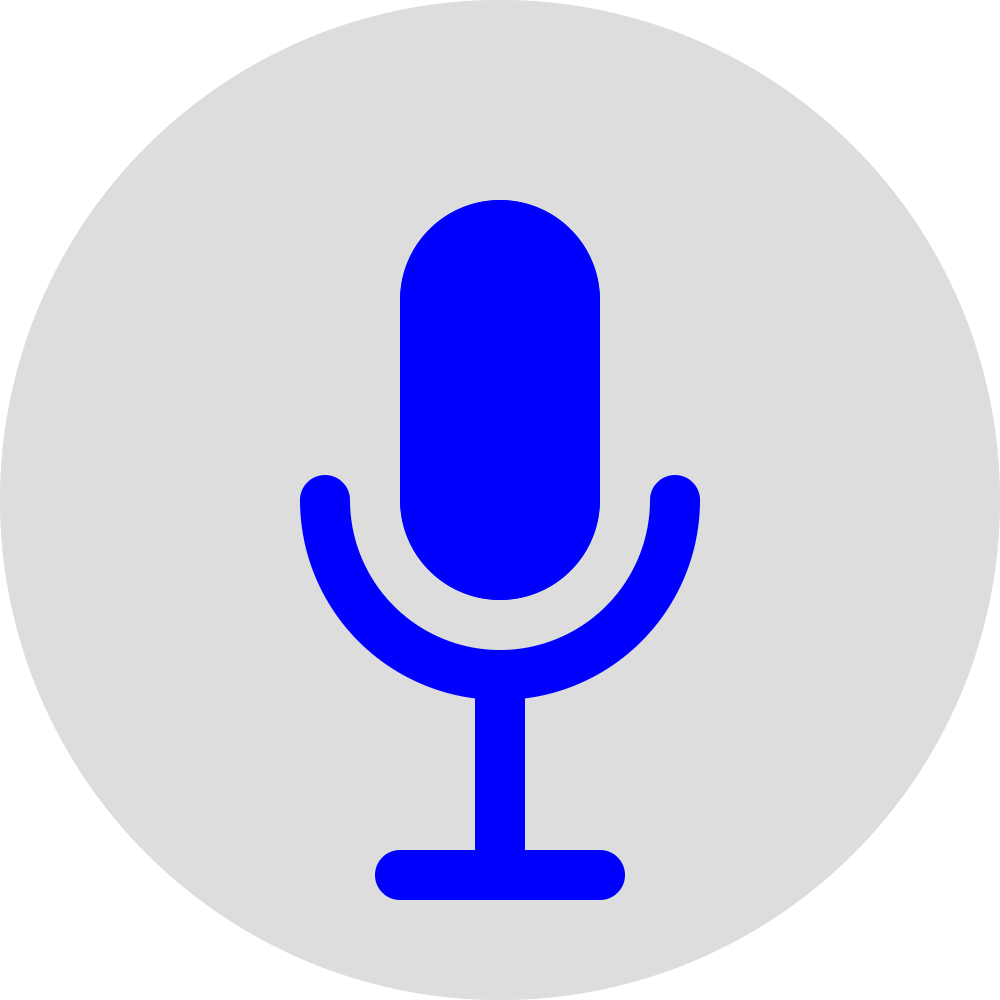
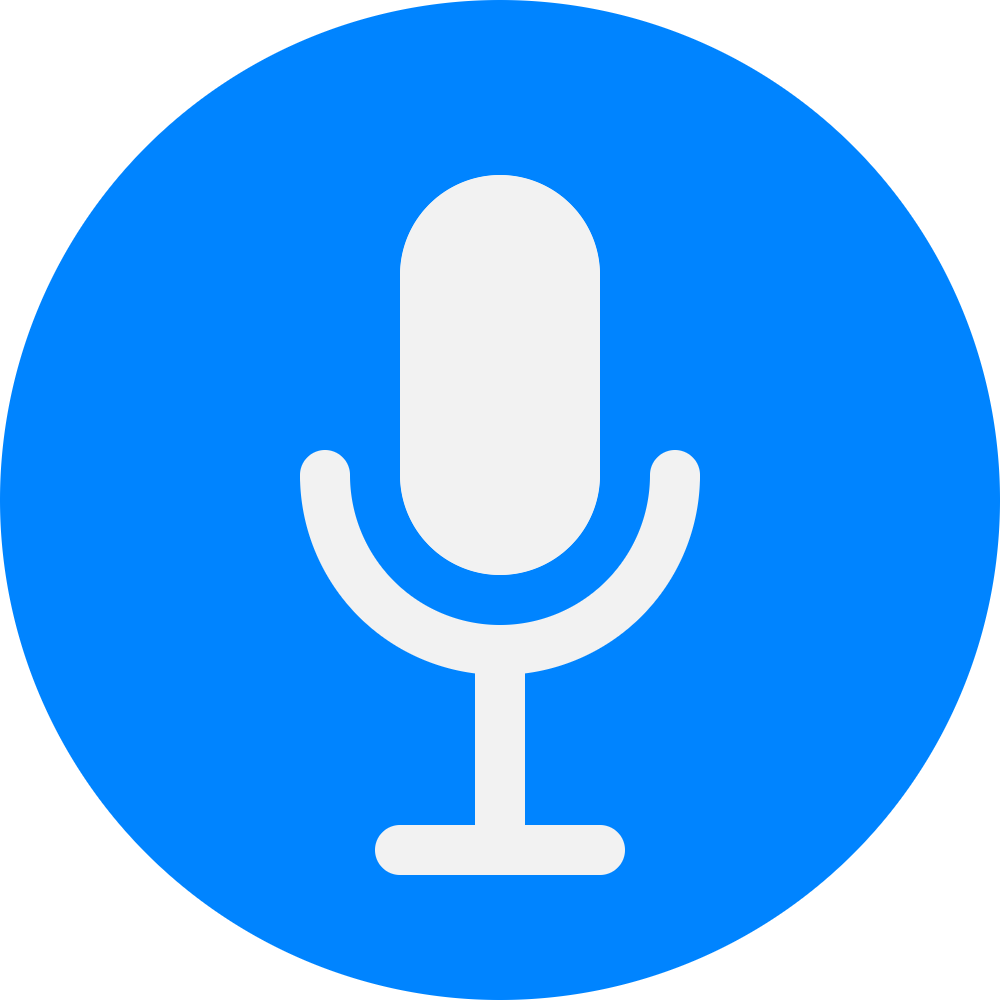
Layers edited between the first and the second 1000 x 1000 image:
added layer "Layer #9" above "Layer #10" over [300, 175, 700, 875]
added layer "Layer #10" above "Layer #11" over [0, 0, 1000, 1000]
hid "Layer #7" over [300, 475, 700, 525]
hid "Layer #8" over [375, 850, 625, 900]
hid "Layer #2" over [300, 200, 700, 900]
hid "Layer #3" over [0, 0, 1000, 1000]
